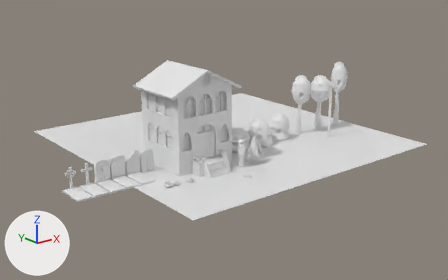
An edit to the Blender file models/Models.blend, drawn before and after from the same camera.
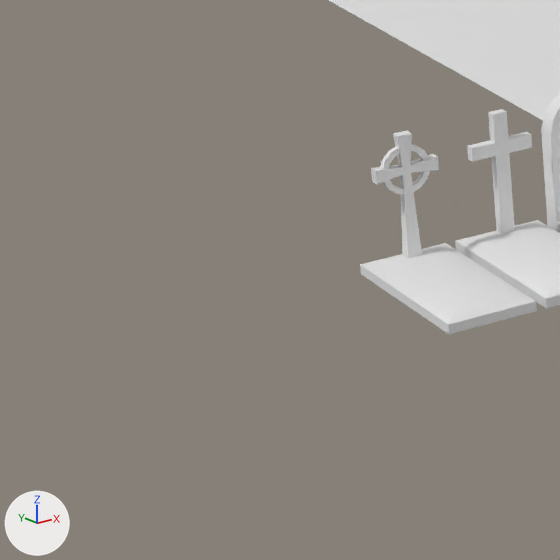
Old and new are each drawn whole from a 50 mm lens placed at (-11.57, -30.69, 13.09), pointed at (13.42, 0.55, 0.6) and again close up on the part from 0% to 22% of the width and 51% to 86% of the height. Every picture has the same lights, and +X, +Y and +Z are marked at lower left.

The older version as bpy lines, for what is in view:
```python
me_cube_002 = bpy.data.meshes.new('Cube.002')
me_cube_002.from_pydata(...)  # 52 vertices, 45 faces; spans x -0.45..0.45, y -1.8..0.1, z 0.0..1.4
me_cube_002.polygons.foreach_set('use_smooth', [True] * 45)
me_cube_010 = bpy.data.meshes.new('Cube.010')
me_cube_010.from_pydata(...)  # 102 vertices, 66 faces; spans x -0.45..0.45, y -1.8..0.1, z 0.0..1.4
me_cube_010.polygons.foreach_set('use_smooth', [True] * 66)
me_plane_001 = bpy.data.meshes.new('Plane.001')
me_plane_001.from_pydata(...)  # 171 vertices, 144 faces; spans x -5.0..5.0, y -7.5..12.5, z 0.0
ob_groundhouse = bpy.data.objects.new('GroundHouse', me_plane_001)
ob_groundhouse.location = (10.0, 0.0, 0.0)
ob_tombroundwithcross = bpy.data.objects.new('TombRoundWithCross', me_cube_002)
ob_tombroundwithcross.location = (4.0, 0.0, 0.0)
ob_tombwithcelticcross = bpy.data.objects.new('TombWithCelticCross', me_cube_010)
ob_tombwithcelticcross.location = (2.0, 0.0, 0.0)
# also in view: 'TombWithClassicCross' at (3.0, -0.85, 0.7)
```
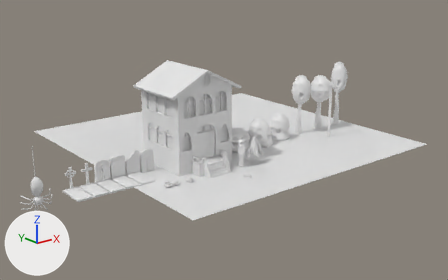
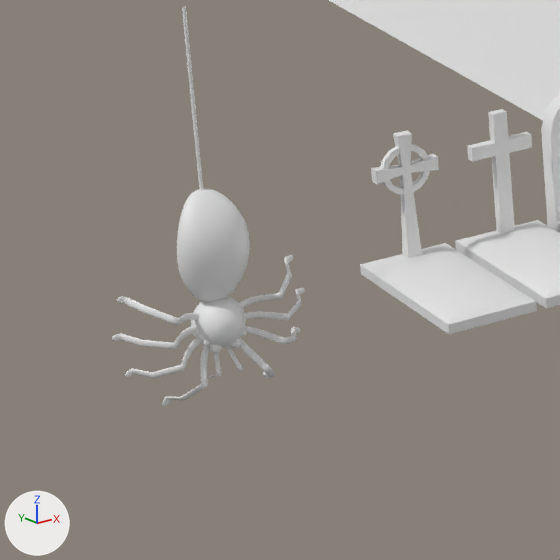
Changed parts and their boxes (x1, y1, x2, y2) in the close-ups (560 x 560 px):
'Spider', added
    after: (112, 6, 305, 406)

Edits to the bpy script that builds the scene:
```text
Add me_sphere_002:
    me_sphere_002.from_pydata(...)  # 7226 vertices, 7040 faces; spans x -0.94..0.94, y -0.79..3.07, z -0.03..0.5
    me_sphere_002.polygons.foreach_set('use_smooth', [True] * 7040)
Add ob_spider:
    ob_spider = bpy.data.objects.new('Spider', me_sphere_002)
    ob_spider.location = (0.0, 0.0, 0.0)
    ob_spider.rotation_euler = (1.571, 0.0, 0.0)  # degrees (90, 0, 0)
```
